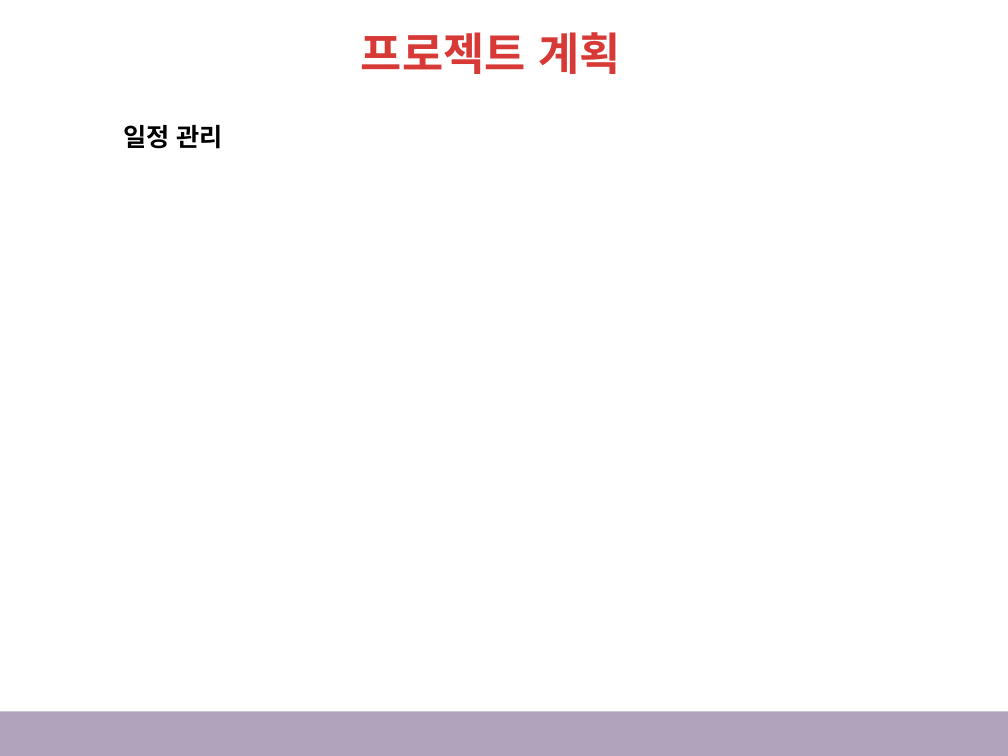
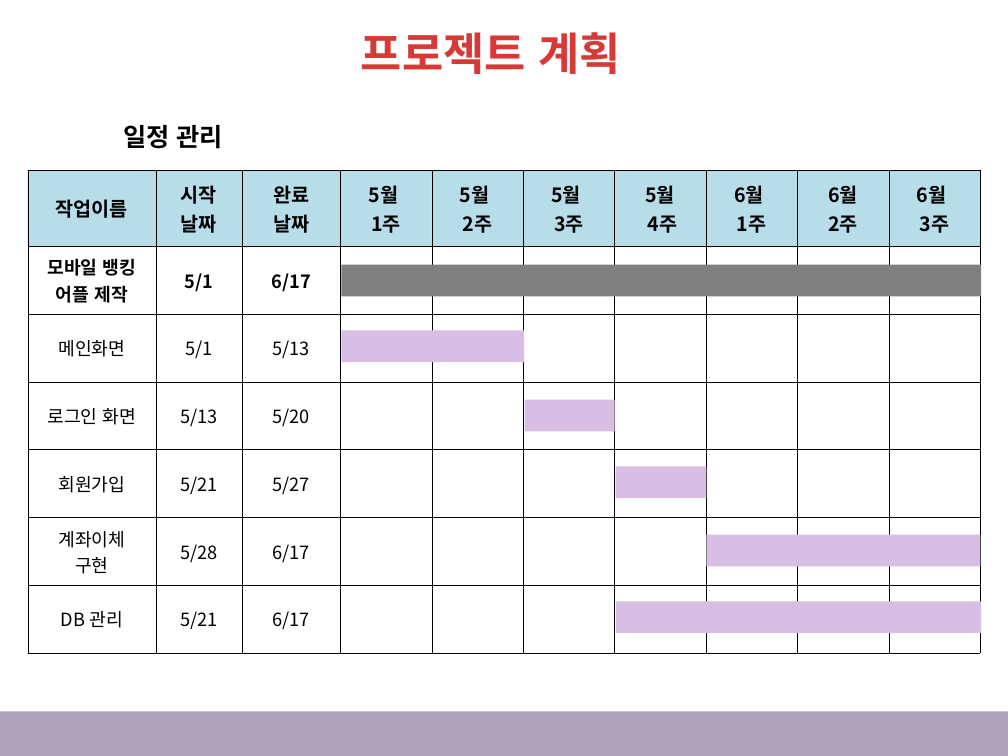
Before and after one commit to s4ng/TeamProject_legend, a slide deck: slide 9 of files/소프트웨어 공학 2차 발표.pptx. Drawn at 1008x756 pixels with LibreOffice and Linux fonts; fonts in the diff are those of the drawing. Boxes give left, top, right and bottom in pixels: in the first picture for what was removed or moved away, otherwise in the second. Text is boxed around its words. In the diff, an @@ line names an element or a change of style, - is before the commit and + after.

Commit message:
어플리케이션,ppt 업데이트

```diff
--- a/files/소프트웨어 공학 2차 발표.pptx
+++ b/files/소프트웨어 공학 2차 발표.pptx
@@ table added at <box>28,170,983,653</box>, 7 rows, 10 columns @@
+작업이름 | 시작 / 날짜 | 완료 / 날짜 | 5월 / 1주 | 5월 / 2주 | 5월 / 3주 | 5월 / 4주 | 6월 / 1주 | 6월 / 2주 | 6월 / 3주
+모바일 뱅킹 어플 제작 | 5/1 | 6/17 |  |  |  |  |  |  | 
+메인화면 | 5/1 | 5/13 |  |  |  |  |  |  | 
+로그인 화면 | 5/13 | 5/20 |  |  |  |  |  |  | 
+회원가입 | 5/21 | 5/27 |  |  |  |  |  |  | 
+계좌이체 / 구현 | 5/28 | 6/17 |  |  |  |  |  |  | 
+DB 관리 | 5/21 | 6/17 |  |  |  |  |  |  | 
@@ group added at <box>342,265,982,633</box>: 6 rectangles @@
```
Also in this commit, not shown: 4 other slides changed, 45 other files.
